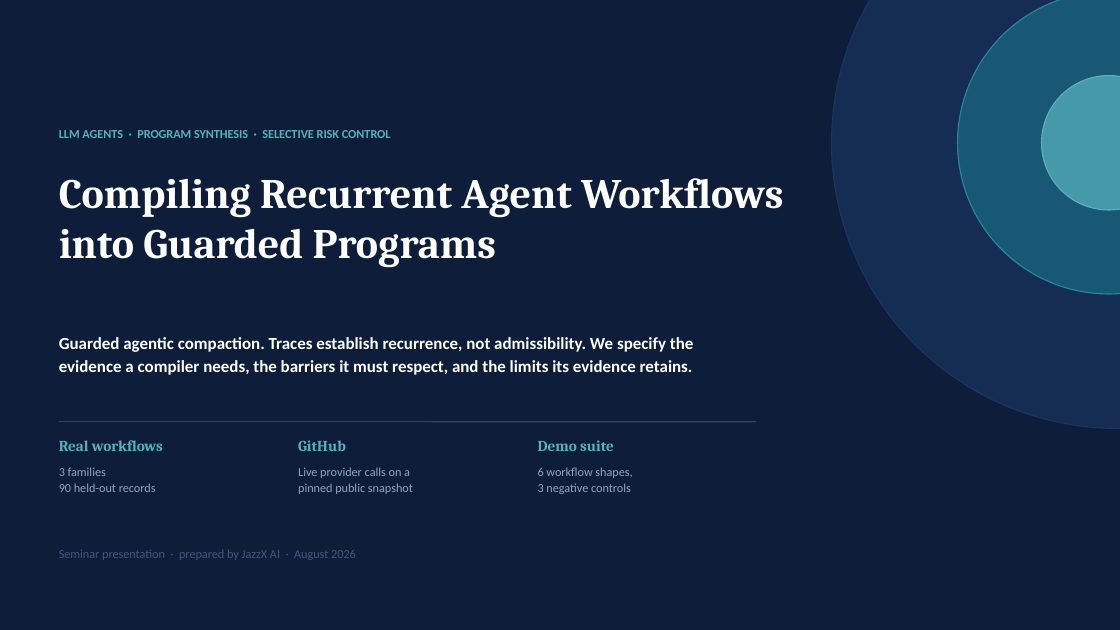
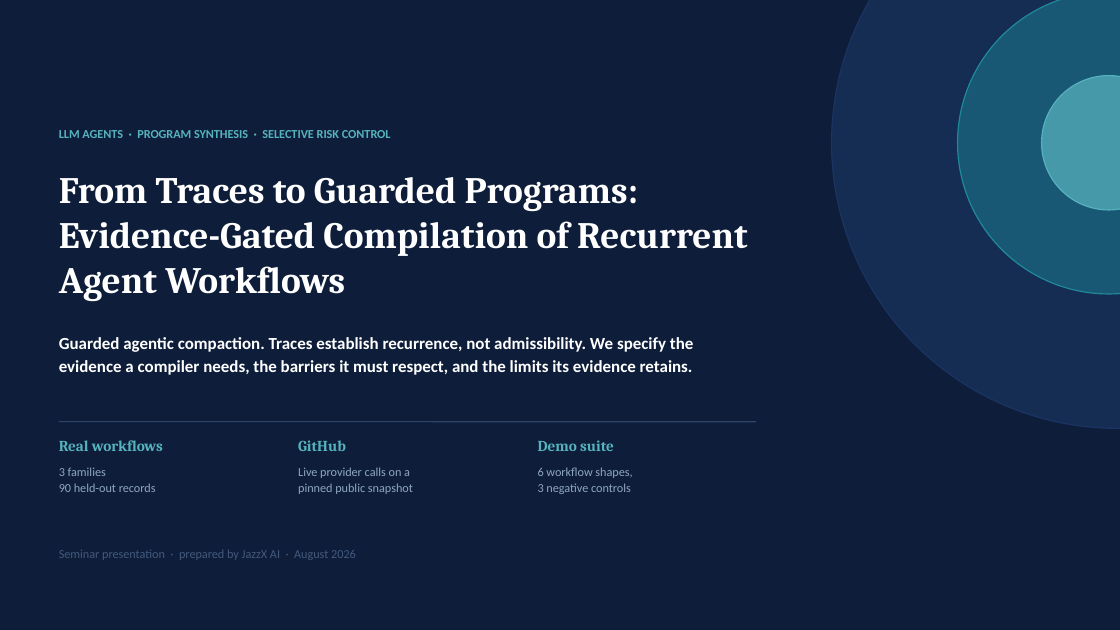
Before and after one commit to rrahimi-uci/guarded-agentic-compaction, a slide deck: slide 1 of paper/slides/compiling-recurrent-agent-workflows-into-guarded-programs.pptx. Drawn at 1120x630 pixels with LibreOffice and Linux fonts; fonts in the diff are those of the drawing. Boxes give left, top, right and bottom in pixels: in the first picture for what was removed or moved away, otherwise in the second. Text is boxed around its words. In the diff, an @@ line names an element or a change of style, - is before the commit and + after.

```diff
--- a/paper/slides/compiling-recurrent-agent-workflows-into-guarded-programs.pptx
+++ b/paper/slides/compiling-recurrent-agent-workflows-into-guarded-programs.pptx
@@ text at bbox=[59, 177, 748, 302]: text changed; size 36 to 32 pt @@
-Compiling Recurrent Agent Workflows into Guarded Programs
+From Traces to Guarded Programs: Evidence-Gated Compilation of Recurrent Agent Workflows
```
Also in this commit, not shown: 7 other files.
